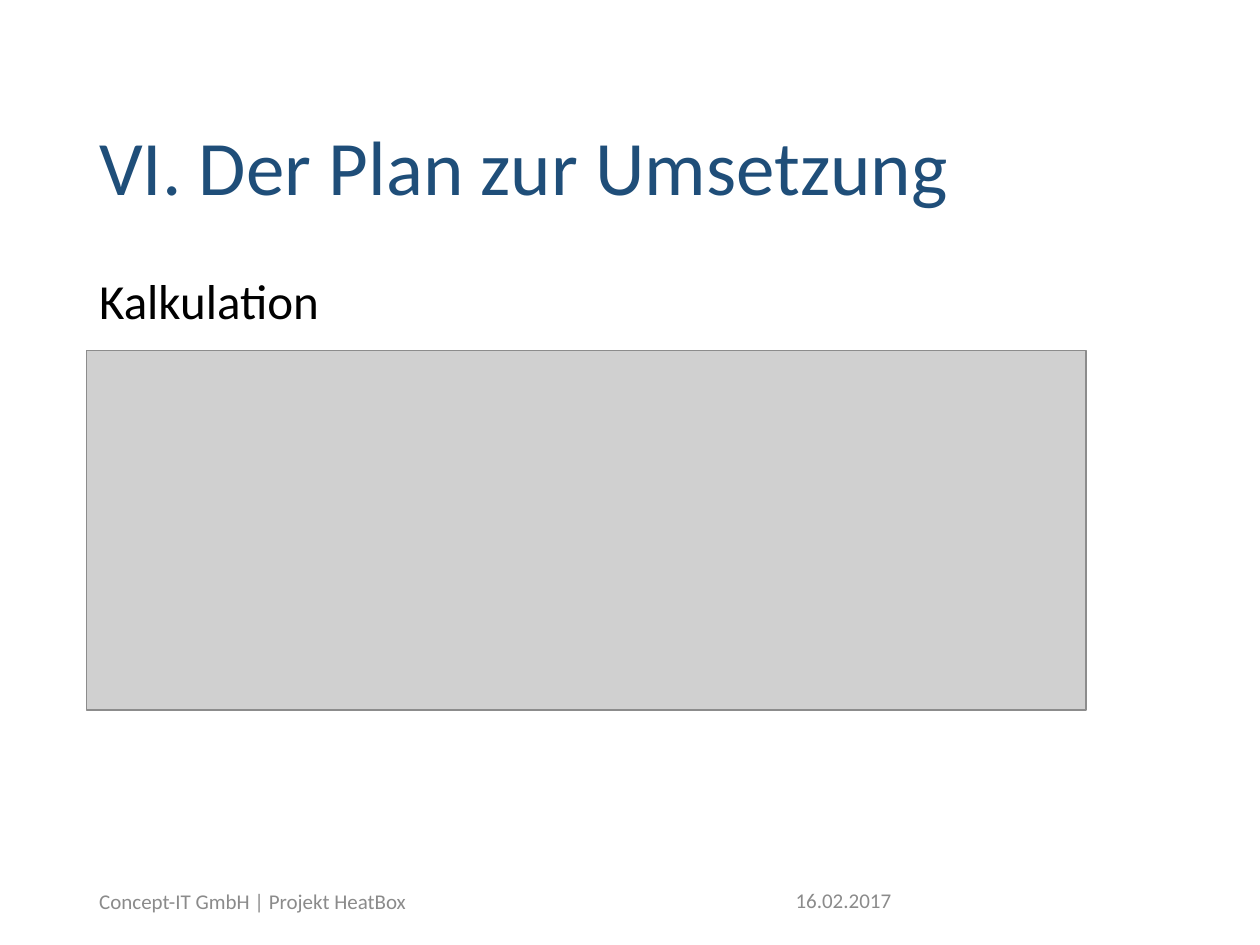
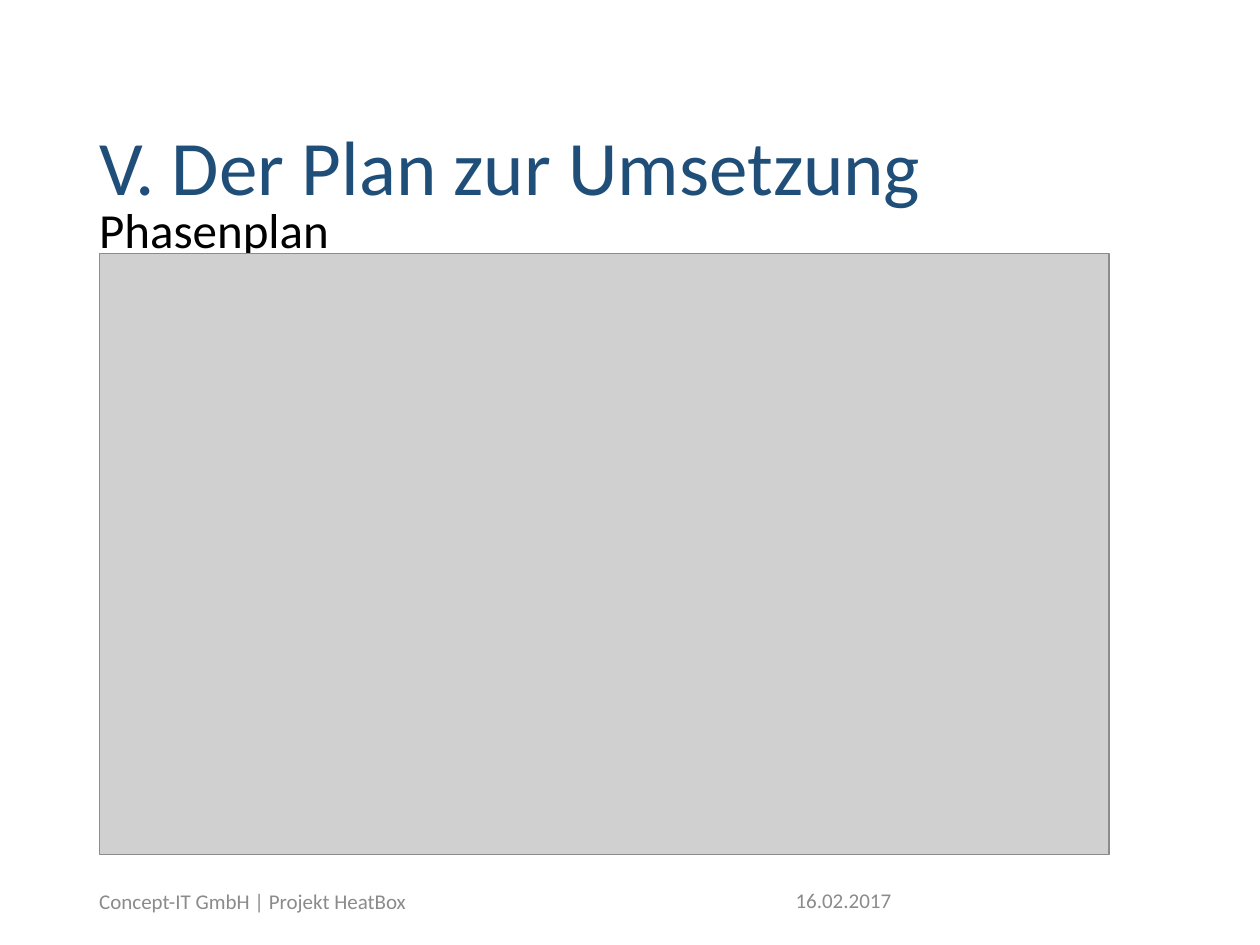
Before and after one commit to skern95/kerngeschaeft, a slide deck: slide 10 of PräsoHeatBoxDoku.pptx. Drawn at 1260x945 pixels with LibreOffice and Linux fonts; fonts in the diff are those of the drawing; grey boxes stand for pictures; background and template pictures are left out. Boxes give left, top, right and bottom in pixels: in the first picture for what was removed or moved away, otherwise in the second. Text is boxed around its words. In the diff, an @@ line names an element or a change of style, - is before the commit and + after.

```diff
--- a/PräsoHeatBoxDoku.pptx
+++ b/PräsoHeatBoxDoku.pptx
@@ title at (x1=99, y1=141, x2=920, y2=209): text changed @@
-VI. Der Plan zur Umsetzung
+V. Der Plan zur Umsetzung
@@ text added at (x1=99, y1=214, x2=329, y2=260), 28 pt, text #000000 @@
+Phasenplan
@@ picture resized from (x1=87, y1=350, x2=1086, y2=709) to (x1=100, y1=253, x2=1109, y2=854) @@
@@ text removed at (x1=99, y1=285, x2=319, y2=320) @@
-Kalkulation
```
Also in this commit, not shown: 4 other slides changed, 2 slides added.
